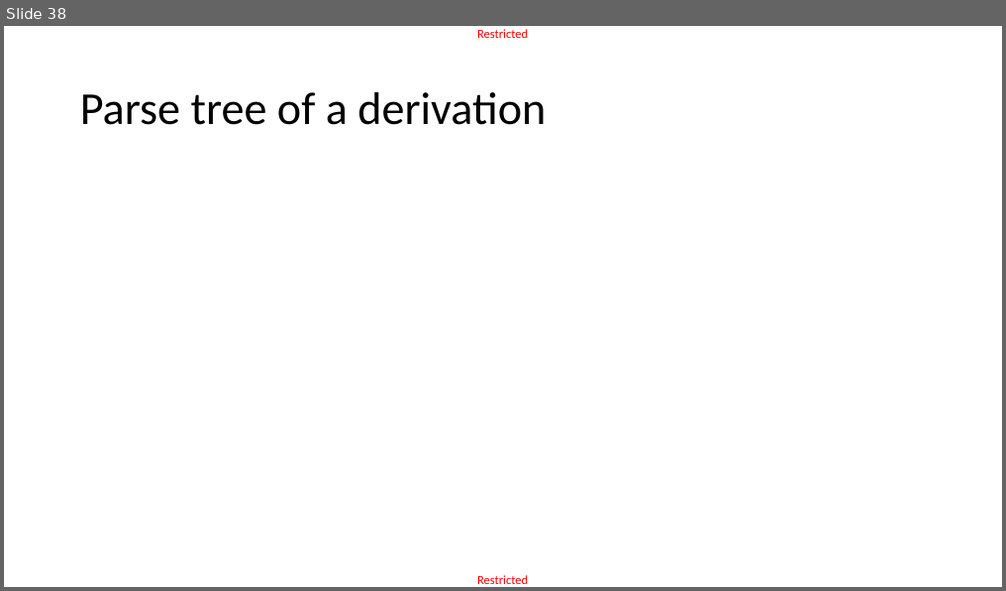
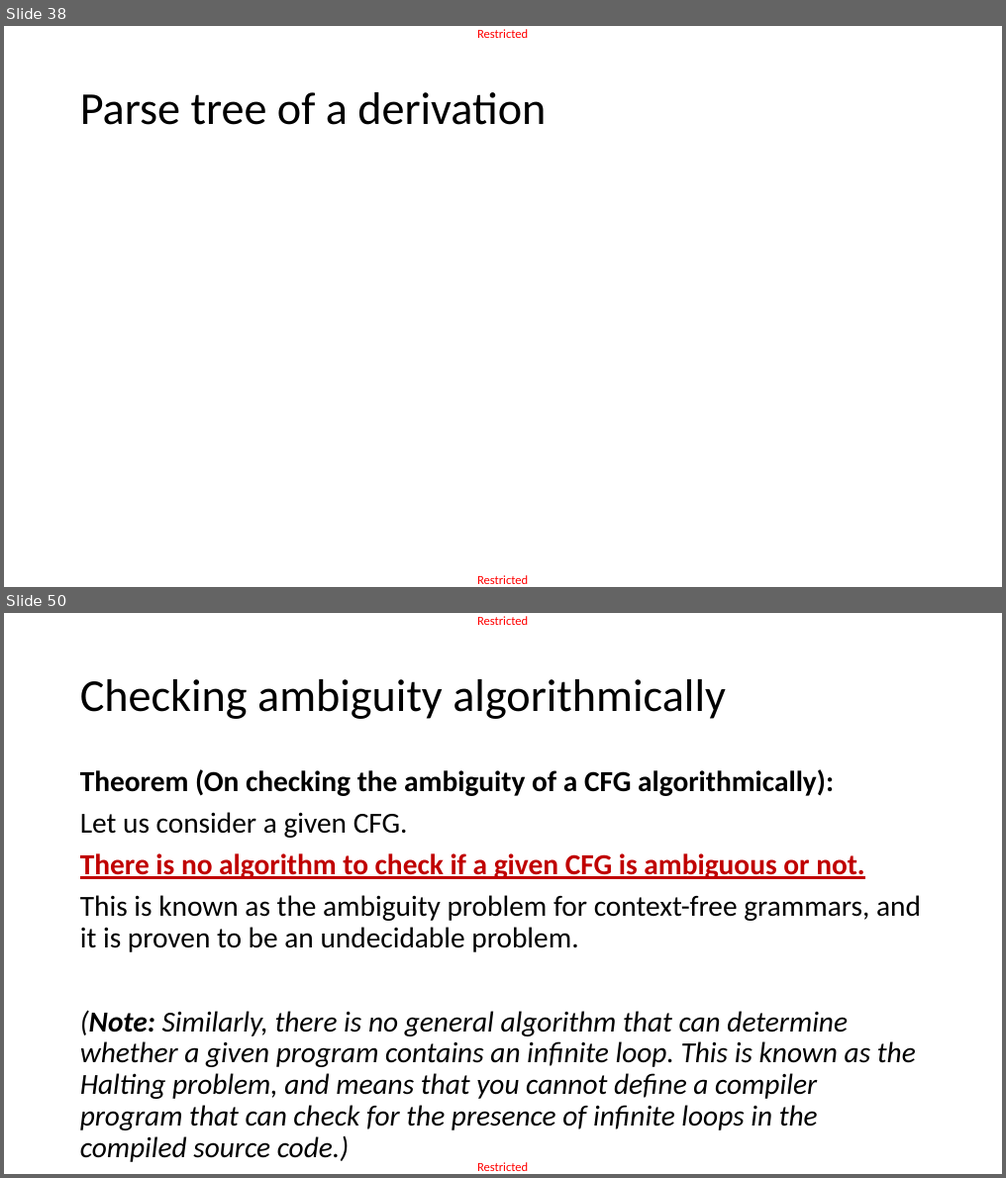
Before and after one commit to matthieudemari/SUTD_PLC_50_051, a slide deck: W10/W10S2/W10S2.pptx. Shown one above the other, each under a label of ours: slide 38 before the commit, slides 38 and 50 after it; the slides between them are not shown. The pictures are 1006x591 and 1006x1178 pixels, drawn with LibreOffice and Linux fonts; fonts in the diff are those of the drawing; grey boxes stand for pictures. Boxes give left, top, right and bottom in pixels: in the first picture for what was removed or moved away, otherwise in the second. Text is boxed around its words. In the diff, an @@ line names an element or a change of style, - is before the commit and + after.

```diff
--- a/W10/W10S2/W10S2.pptx
+++ b/W10/W10S2/W10S2.pptx
@@ slide 50 added at (4,613,1002,1174), background #FFFFFF; not listed: 2 template elements that a slide beside it also shows @@
@@ title added at (80,679,726,719), 44 pt, text #000000 @@
+Checking ambiguity algorithmically
@@ text added at (80,769,921,1162), 28 pt, text #000000, italic @@
+Theorem (On checking the ambiguity of a CFG algorithmically):
+Let us consider a given CFG.
+There is no algorithm to check if a given CFG is ambiguous or not.
+This is known as the ambiguity problem for context-free grammars, and it is proven to be an undecidable problem.
+(Note: Similarly, there is no general algorithm that can determine whether a given program contains an infinite loop. This is known as the Halting problem, and means that you cannot define a compiler program that can check for the presence of infinite loops in the compiled source code.)
```
Also in this commit, not shown: 2 slides changed, 20 other slides added, 3 other files.
